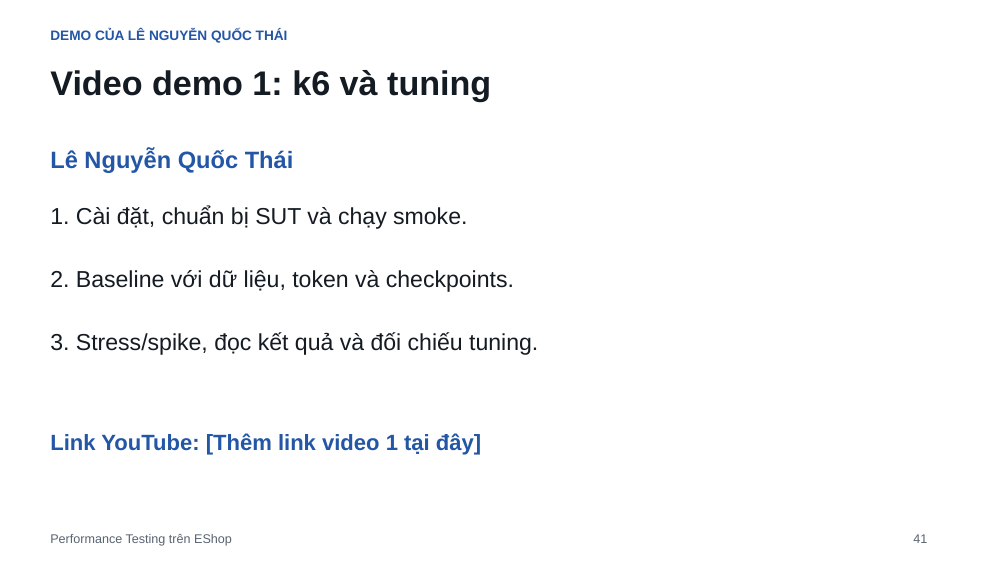
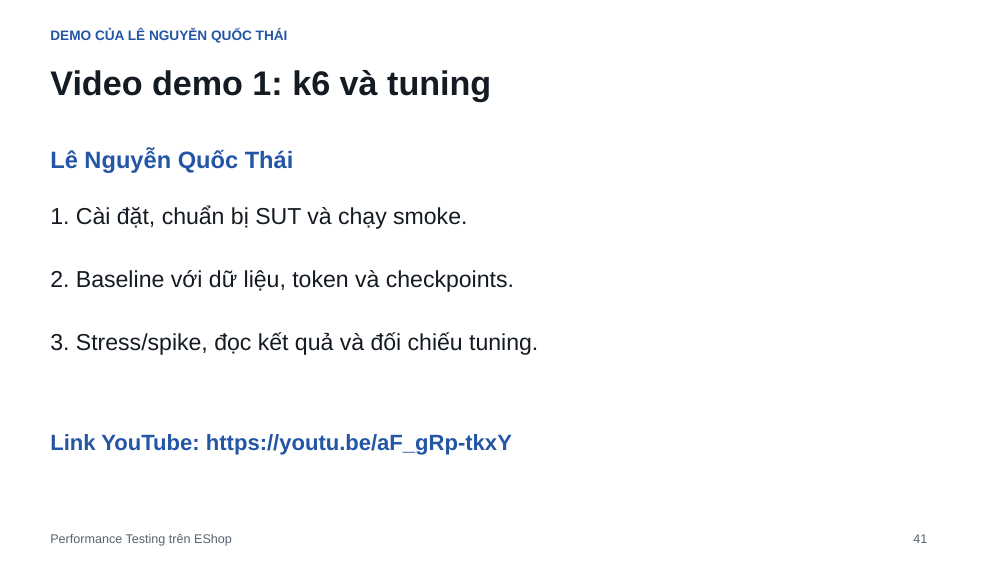
Before and after one commit to minhthang2k5/eshop-sut, a slide deck: slide 41 of submission/slides/Performance_Testing_EShop_v4.pptx. Drawn at 1008x567 pixels with LibreOffice and Linux fonts; fonts in the diff are those of the drawing. Boxes give left, top, right and bottom in pixels: in the first picture for what was removed or moved away, otherwise in the second. Text is boxed around its words. In the diff, an @@ line names an element or a change of style, - is before the commit and + after.

Commit message:
feat(k6): update youtube URL

```diff
--- a/submission/slides/Performance_Testing_EShop_v4.pptx
+++ b/submission/slides/Performance_Testing_EShop_v4.pptx
@@ text at (x1=50, y1=434, x2=512, y2=455): text changed @@
-Link YouTube: [Thêm link video 1 tại đây]
+Link YouTube: https://youtu.be/aF_gRp-tkxY
```
Also in this commit, not shown: 1 other slide changed.
